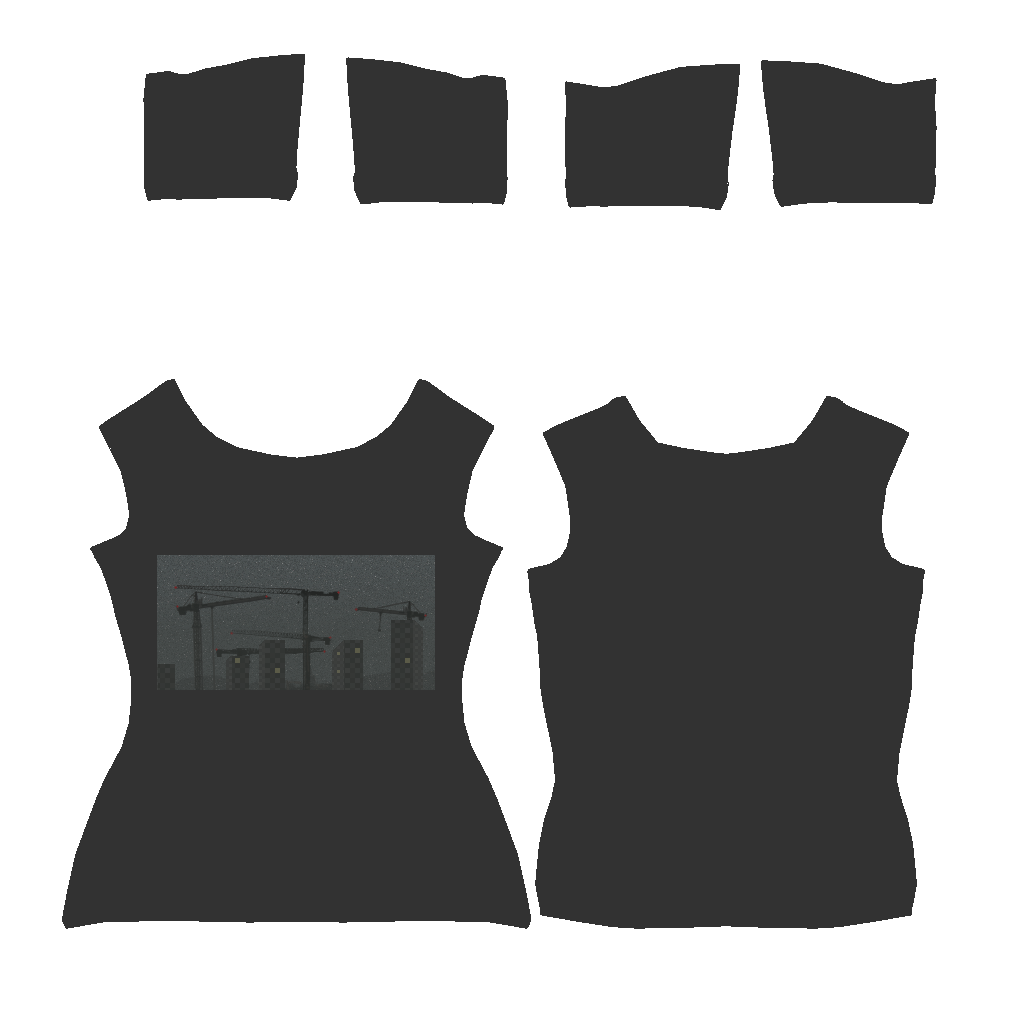
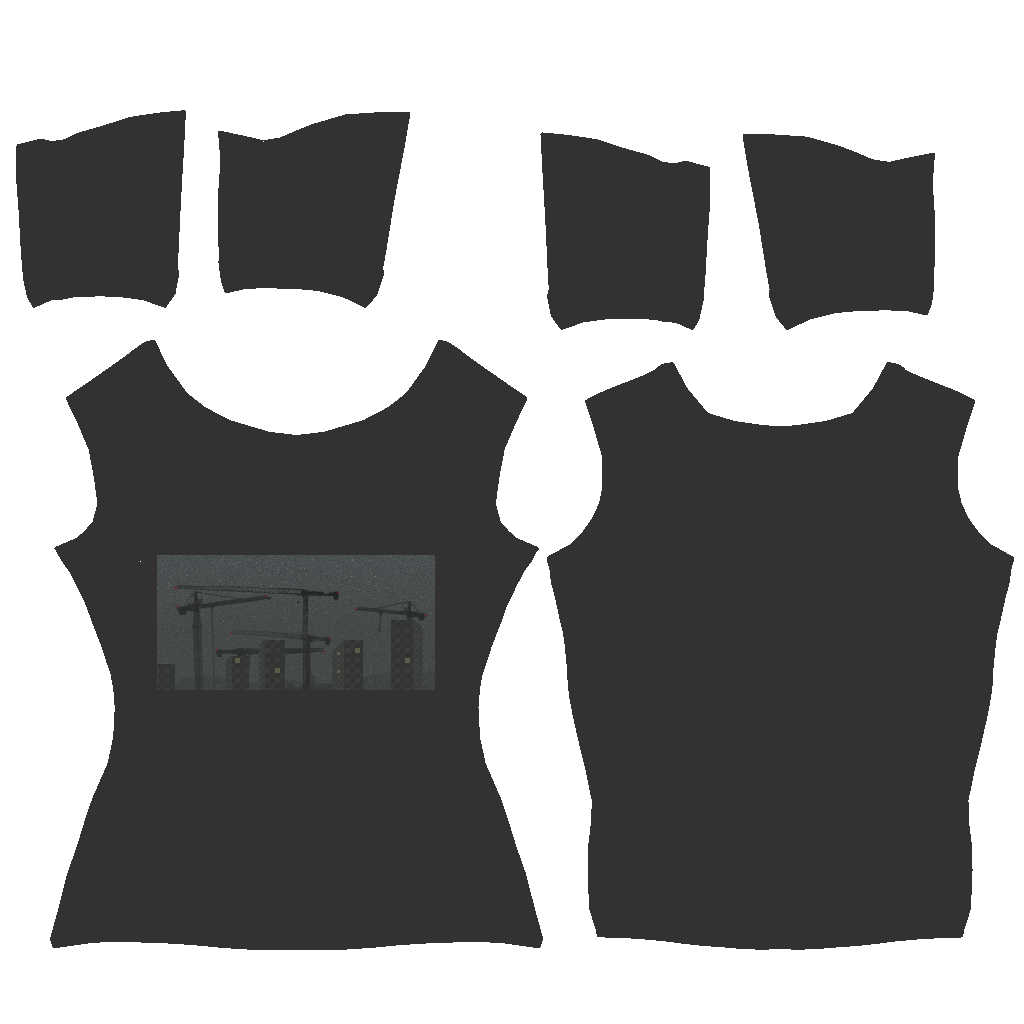
Layered file, before and after one edit (w=1024, h=1024). Changes by layer:
renamed "t-shirt base" to "pcity_characters_alex_t-shirt-cranes.png", painted on it over <box>16,54,1014,950</box>
